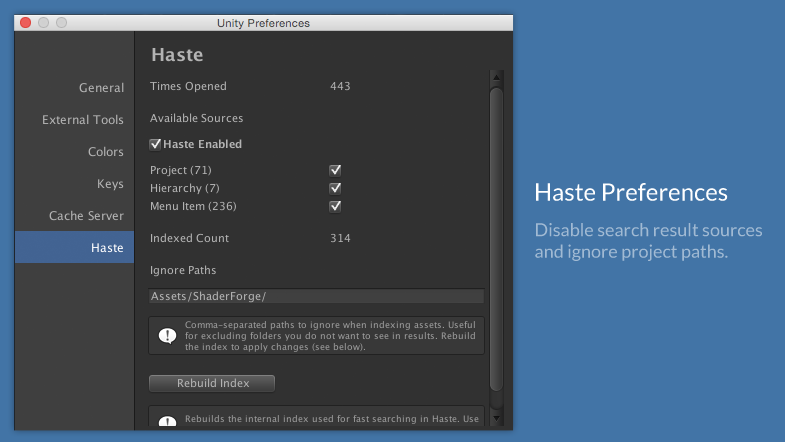
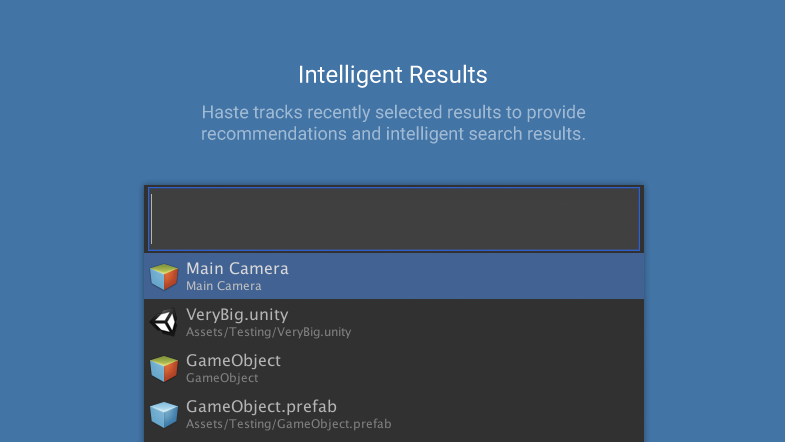
Layer changes from the first w=785, h=442 image to the second:
showed group "Title" (12 layers) over (x1=202, y1=64, x2=586, y2=144)
renamed "Assets" to "Recommendations", showed the group it (2 layers) over (x1=202, y1=64, x2=586, y2=144)
renamed "Search assets" to "Intelligent Results", painted on it over (x1=300, y1=64, x2=487, y2=88)
renamed "Find scripts, models, prefabs, etc. even with complicated queri" to "Haste tracks recently selected results to provide recommendatio", painted on it over (x1=202, y1=104, x2=586, y2=144)
showed group "Haste" (5 layers) over (x1=98, y1=128, x2=691, y2=442)
added layer "Recommendations" (2nd of 2, in "Haste") in group "Haste" over (x1=125, y1=158, x2=674, y2=442)
hid group "Preferences" (1st of 2) (5 layers) over (x1=8, y1=8, x2=762, y2=442)
painted on "Haste Preferences" over (x1=536, y1=182, x2=728, y2=201)
painted on "Disable search result sources and ignore project paths." over (x1=535, y1=222, x2=762, y2=262)
